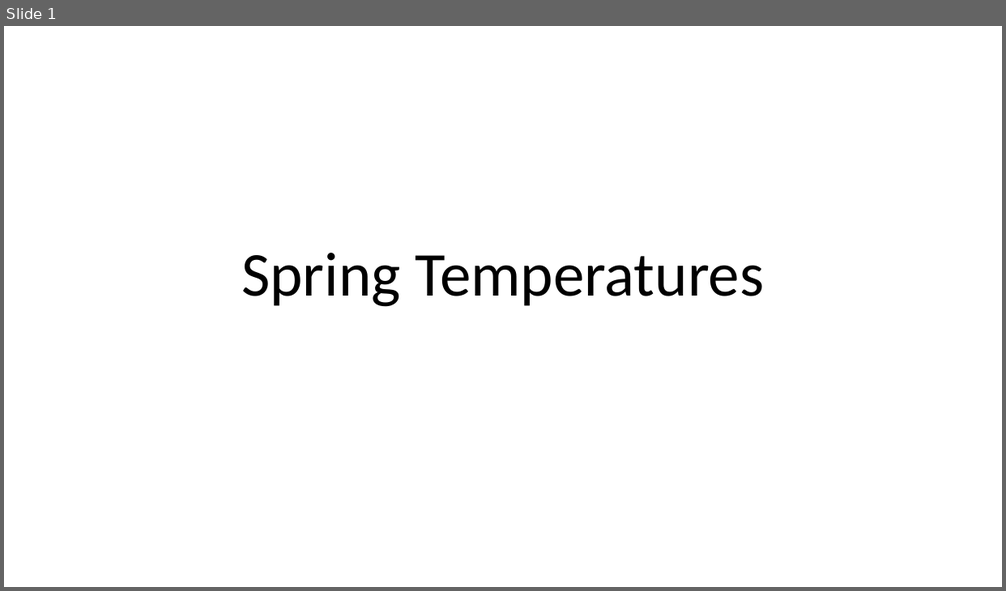
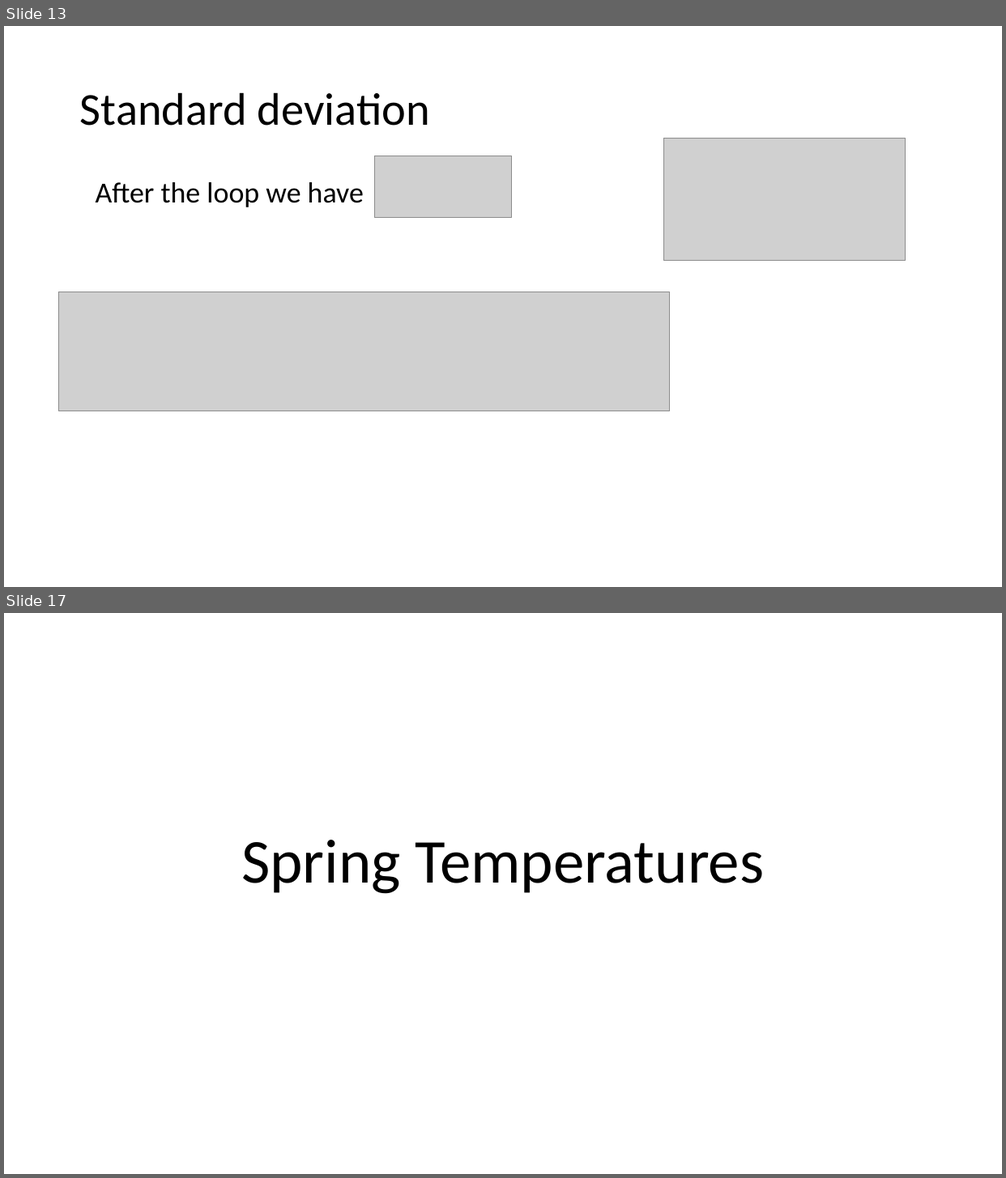
Before and after one commit to gilettejr/GroupC, a slide deck: Presentation/MainPresentation.pptx. Shown one above the other, each under a label of ours: slide 1 before the commit, slides 13 and 17 after it; the slides between them are not shown. The pictures are 1006x591 and 1006x1178 pixels, drawn with LibreOffice and Linux fonts; fonts in the diff are those of the drawing; grey boxes stand for pictures. Boxes give left, top, right and bottom in pixels: in the first picture for what was removed or moved away, otherwise in the second. Text is boxed around its words. In the diff, an @@ line names an element or a change of style, - is before the commit and + after.

```diff
--- a/Presentation/MainPresentation.pptx
+++ b/Presentation/MainPresentation.pptx
@@ slide 13 added at [4, 26, 1002, 587], background #FFFFFF @@
@@ title added at [80, 92, 430, 126], 44 pt, text #000000 @@
+Standard deviation
@@ picture added at [663, 139, 905, 261] @@
@@ picture added at [375, 156, 512, 218] @@
@@ text added at [96, 182, 364, 207], 28 pt, text #000000 @@
+After the loop we have
@@ picture added at [58, 292, 670, 411] @@
@@ what was slide 1 is now slide 17 @@
```
Also in this commit, not shown: 15 other slides added.
